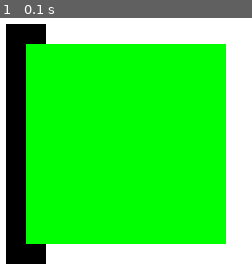
Above: before the commit, frame 1.
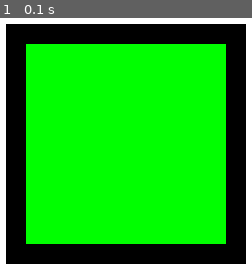
Above: after the commit, the same moment.

Repository: personnnnnnn/pyui
Game: pygame game, started from main.py
Two runs of this game, one before a commit and one after it. Both use one fixed random seed, a clock stepped at 60 frames per second and the inputs below.
Inputs:
- Up to frame 1 (0.1 s): no input

The runs differ from the first frame. In frame 1, 19% of the frame differs, in the area x 18-98%, y 2-98%.

Commit message:
Fixed layout bug regarding fit sizing

Diff:
--- a/ui.py
+++ b/ui.py
@@ -132,7 +132,7 @@
         x_axis = self.parent.x_axis()
         if not isinstance(self.parent.get_ui_length_across(x_axis), Fixed):
             self.parent.set_length_across(x_axis,
-                                          self.parent.get_length_across(x_axis) + self.get_padding_across(x_axis))
+                                          self.parent.get_length_across(x_axis) + self.get_length_across(x_axis))
         if not isinstance(self.parent.get_ui_length_perpen(x_axis), Fixed):
             self.parent.set_length_perpen(x_axis,
                                           max(self.parent.get_padding_perpen(x_axis), self.get_length_perpen(x_axis)))
